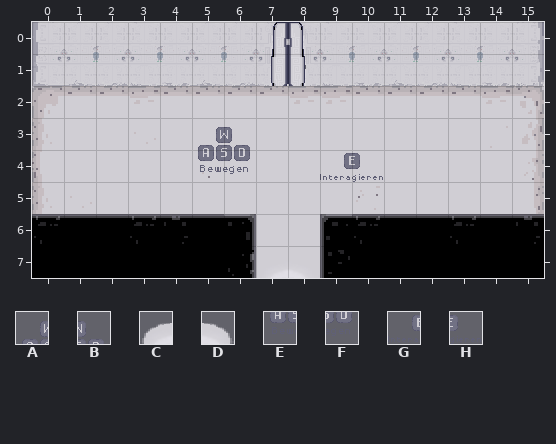
A Tiled map gets an edit: core/assets/level0_map.tmx. This is how it looked before the edit.
Cells are 32x32 px. Shown: x 0..15, y 0..7. Tiles whose own drawing changed are shown in their newer look in all pictures.
Key: from "finalTileset": A 98, B 99, C 112, D 113, E 114, F 115, G 116, H 117.
_ is an empty cell.
Layers that did not change in this view are not listed.
Layer "Details" before, first column x 0:
0 ________________
1 ________________
2 ________________
3 _____AB_________
4 _____EF__GH_____
5 ________________
6 ________________
7 _______CD_______
And afterwards:
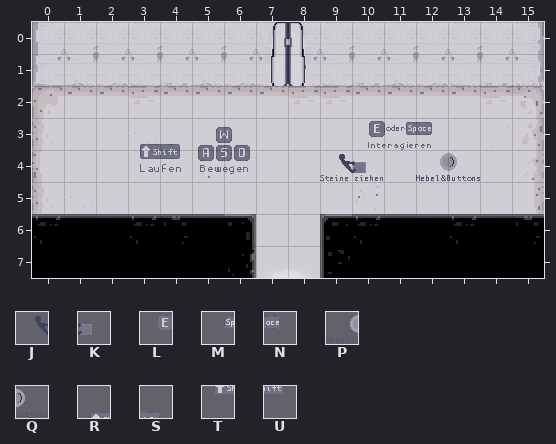
Further tiles: from "finalTileset": J 100, K 101, L 129, M 130, N 131, P 132, Q 133, R 145, S 146, T 161, U 162.
Diff:
{"where": "layer \"Details\""}
{"y":3,"x":3,"old":"__","new":"RS"}
{"y":3,"x":10,"old":"___","new":"LMN"}
{"y":4,"x":3,"old":"__","new":"TU"}
{"y":4,"x":9,"old":"GH","new":"JK"}
{"y":4,"x":12,"old":"__","new":"PQ"}
